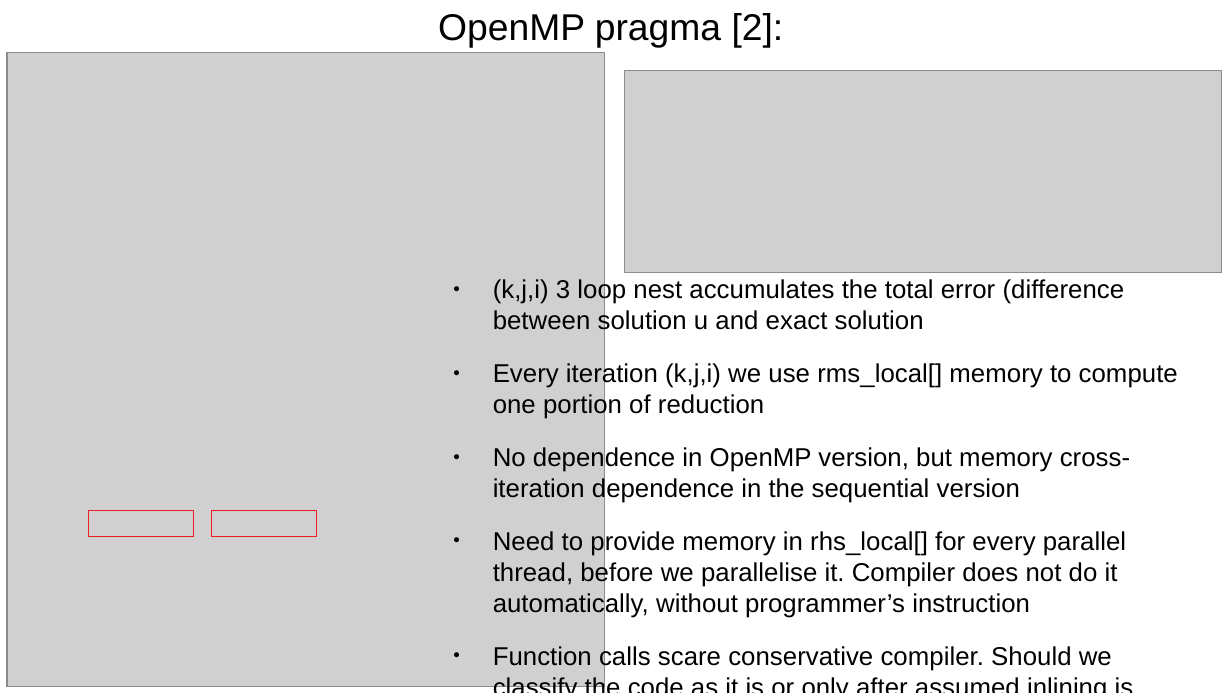
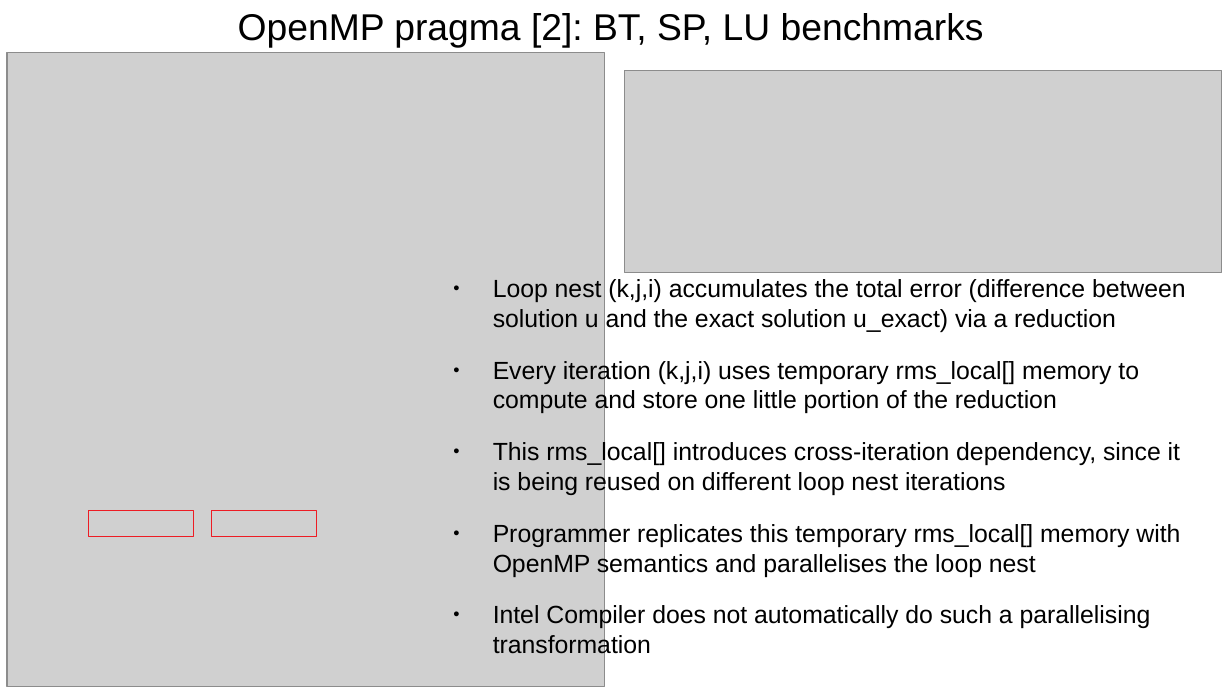
Before and after one commit to harel-coffee/PParMetrics-auto, a slide deck: slide 10 of PPar_lunch_talk/Learning_Loop_Parallelisability.odp (slide 8 before the commit). Drawn at 1232x693 pixels with LibreOffice and Linux fonts; fonts in the diff are those of the drawing; grey boxes stand for pictures. Boxes give left, top, right and bottom in pixels: in the first picture for what was removed or moved away, otherwise in the second. Text is boxed around its words. In the diff, an @@ line names an element or a change of style, - is before the commit and + after.

Commit message:
[+] Updated presentation

```diff
--- a/PPar_lunch_talk/Learning_Loop_Parallelisability.odp
+++ b/PPar_lunch_talk/Learning_Loop_Parallelisability.odp
@@ title at [238, 13, 984, 48]: text changed @@
-OpenMP pragma [2]:
+OpenMP pragma [2]: BT, SP, LU benchmarks
@@ text at [493, 279, 1186, 659]: text changed; size 16.6 to 16 pt @@
-● (k,j,i) 3 loop nest accumulates the total error (difference between solution u and exact solution
-● Every iteration (k,j,i) we use rms_local[] memory to compute one portion of reduction
-● No dependence in OpenMP version, but memory cross-iteration dependence in the sequential version
-● Need to provide memory in rhs_local[] for every parallel thread, before we parallelise it. Compiler does not do it automatically, without programmer’s instruction
-● Function calls scare conservative compiler. Should we classify the code as it is or only after assumed inlining is done?
+● Loop nest (k,j,i) accumulates the total error (difference between solution u and the exact solution u_exact) via a reduction
+● Every iteration (k,j,i) uses temporary rms_local[] memory to compute and store one little portion of the reduction
+● This rms_local[] introduces cross-iteration dependency, since it is being reused on different loop nest iterations
+● Programmer replicates this temporary rms_local[] memory with OpenMP semantics and parallelises the loop nest
+● Intel Compiler does not automatically do such a parallelising transformation
```
Also in this commit, not shown: 2 slides added, 5 other files.
